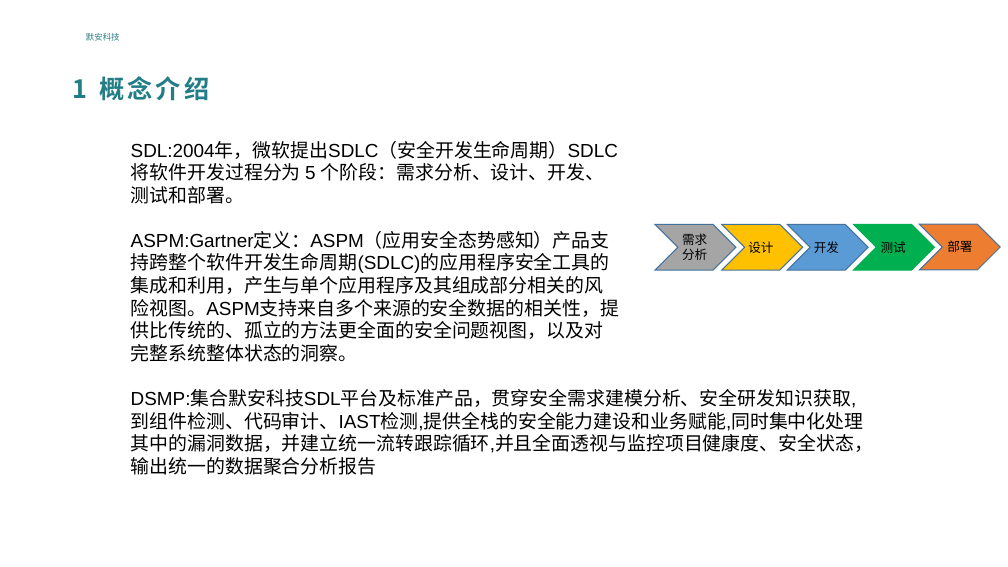
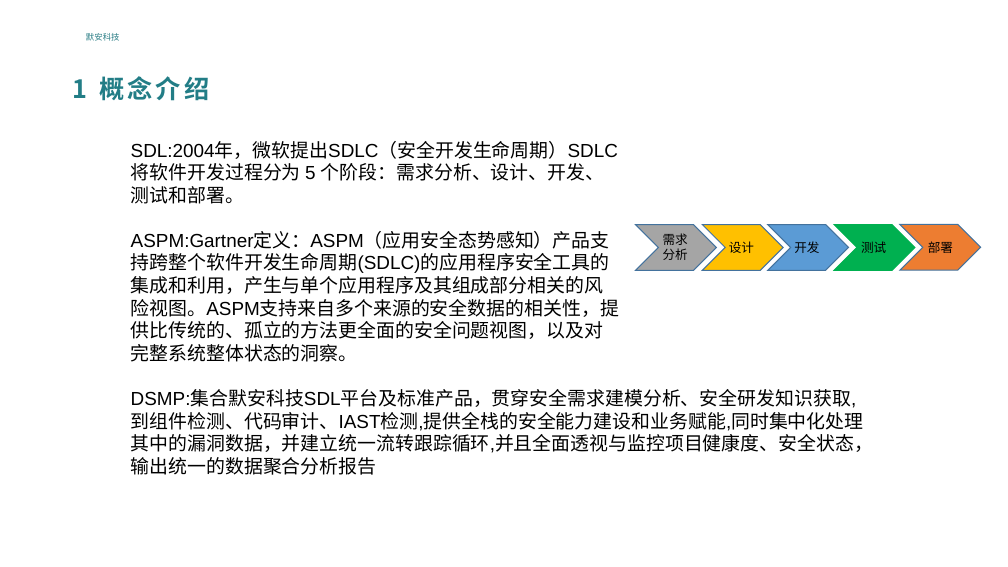
Before and after one commit to zkfbe/dsmp-selenium, a slide deck: slide 4 of DSMP1.1.0业务分享 .pptx. Drawn at 1008x567 pixels with LibreOffice and Linux fonts; fonts in the diff are those of the drawing; background and template pictures are left out. Boxes give left, top, right and bottom in pixels: in the first picture for what was removed or moved away, otherwise in the second. Text is boxed around its words. In the diff, an @@ line names an element or a change of style, - is before the commit and + after.

```diff
--- a/DSMP1.1.0业务分享 .pptx
+++ b/DSMP1.1.0业务分享 .pptx
@@ 5 texts, 5 chevrons: place and size @@
-5 texts, 5 chevrons at <box>656,225,1000,270</box>
+5 texts, 5 chevrons at <box>636,225,981,270</box>
```
Also in this commit, not shown: 6 other slides changed, 22 other files.
